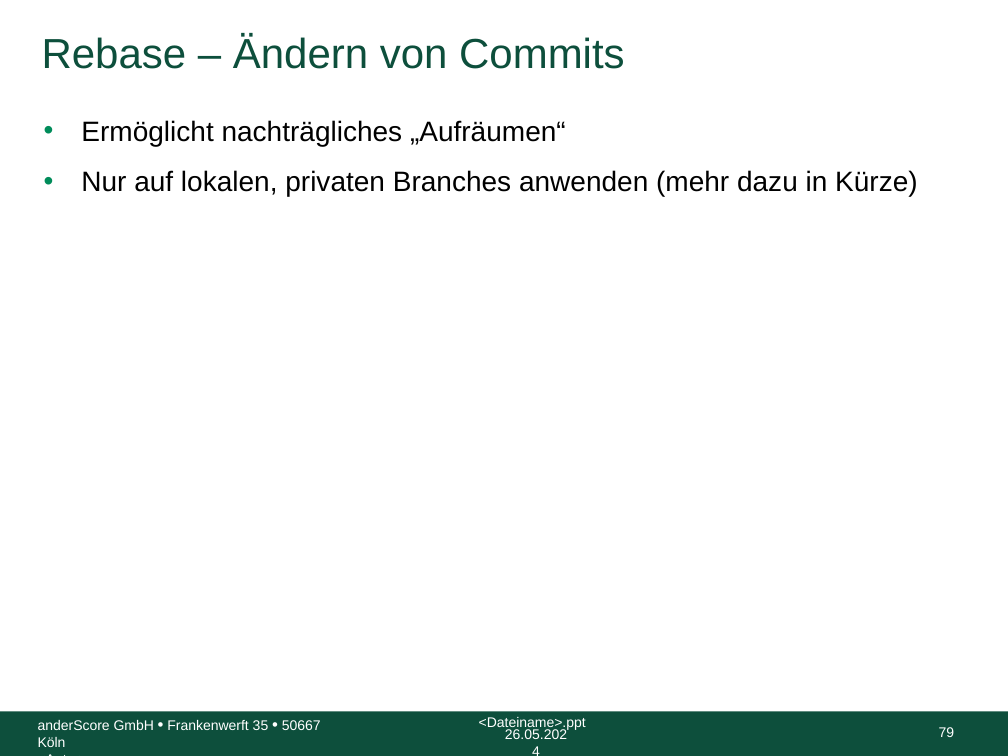
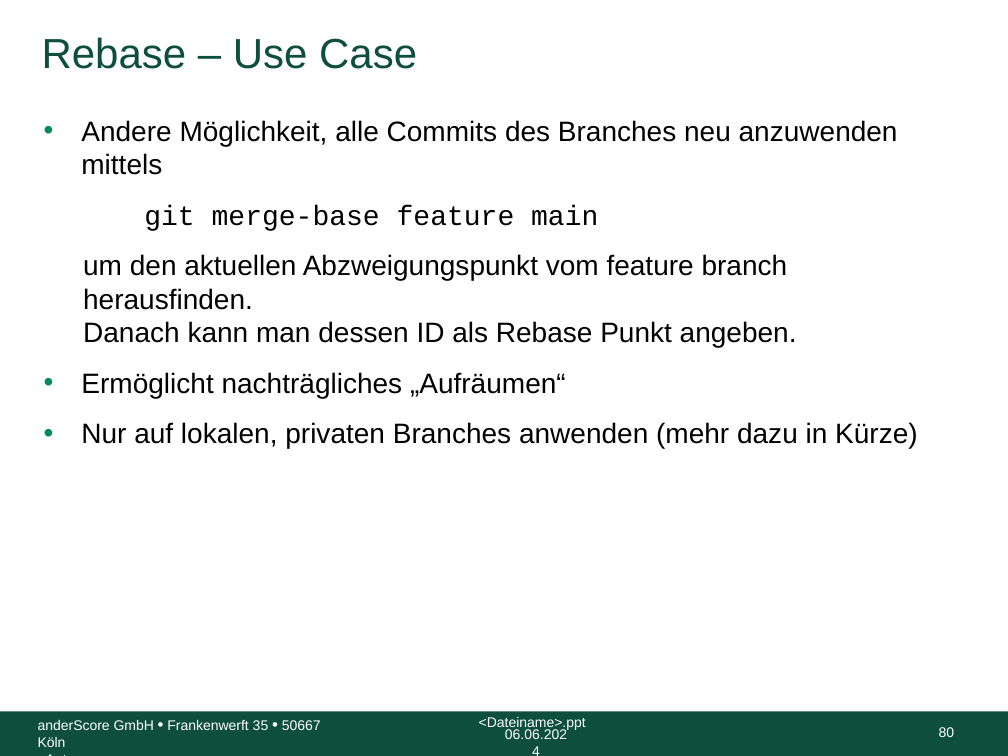
Before and after one commit to anderscore-gmbh/gitlab, a slide deck: slide 80 of slides/Tag-1_3-Merge-Rebase.pptx (slide 79 before the commit). Drawn at 1008x756 pixels with LibreOffice and Linux fonts; fonts in the diff are those of the drawing; background and template pictures are left out. Boxes give left, top, right and bottom in pixels: in the first picture for what was removed or moved away, otherwise in the second. Text is boxed around its words. In the diff, an @@ line names an element or a change of style, - is before the commit and + after.

```diff
--- a/slides/Tag-1_3-Merge-Rebase.pptx
+++ b/slides/Tag-1_3-Merge-Rebase.pptx
@@ title at [42, 37, 417, 69]: text changed @@
-Rebase – Ändern von Commits
+Rebase – Use Case
@@ text at [81, 120, 898, 348]: paragraphs added @@
+• Andere Möglichkeit, alle Commits des Branches neu anzuwenden
+  mittels
+git merge-base feature main
+um den aktuellen Abzweigungspunkt vom feature branch herausfinden.
+Danach kann man dessen ID als Rebase Punkt angeben.
@@ text at [505, 729, 567, 739]: text changed @@
-26.05.2024
+06.06.2024
@@ page number at [939, 727, 955, 737]: text changed @@
-79
+80
```
Also in this commit, not shown: 79 other slides changed, 11 slides added, 9 slides removed, 5 other files.
